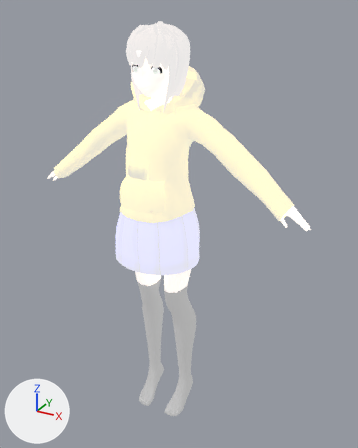
The FBX model unity/New Unity Project/Assets/avater.fbx as it was, and as the next commit left it.
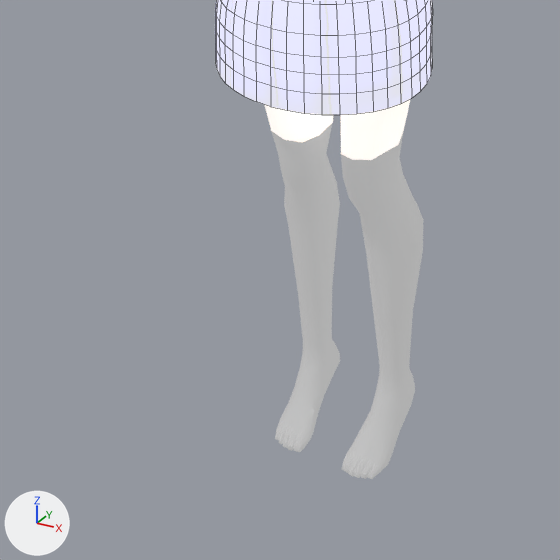
Each version is shown whole from a 50 mm camera at (0.1131, -0.1888, 0.2083) aimed at (0.0055, 0.0068, 0.1104), then close up on the part from 9% to 70% of the width and 52% to 100% of the height. Arrows for +X, +Y and +Z are at lower left; the lights stay in place. The close-ups show mesh edges as thin lines. Where no turn or scale is listed for an object, it has been applied to the vertices.

In view in the first close-up: 'body', 'スカート'.
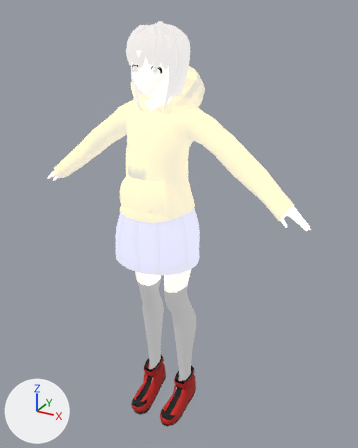
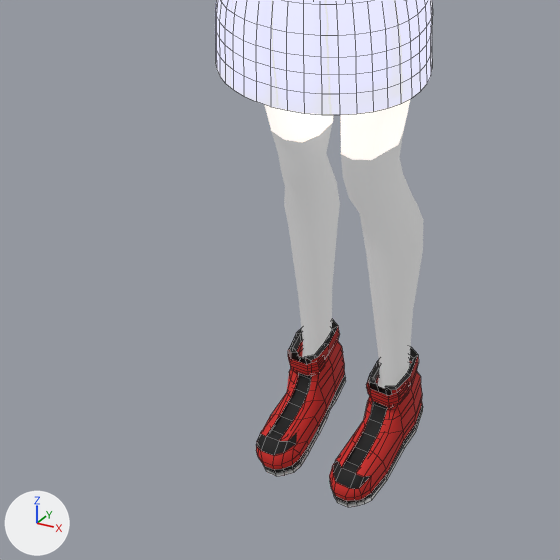
Pixel boxes (x1, y1, x2, y2) of what changed, in the close-ups (560 x 560 px):
'靴', added
    after: (256, 319, 423, 507)

Edits to the bpy script that builds the scene:
```text
Add img_shoes_png:
    img_shoes_png = load_image('shoes.png', 'shoes.png', 1024, 1024, 'sRGB')
Add mat_靴:
    mat_靴 = principled_material('靴')
    mat_靴.texture = img_shoes_png  # with its transparency
    mat_靴.roughness = 0.776
Add me_靴:
    me_靴.from_pydata(...)  # 476 vertices, 418 faces; spans x -0.0148..0.0148, y -0.0163..0.0145, z 0.0..0.0228
    me_靴.materials.append(mat_靴)  # picture img_shoes_png
Add ob_靴:
    ob_靴 = bpy.data.objects.new('靴', me_靴)
    ob_靴.location = (0.0, 0.0, 0.0)
```
